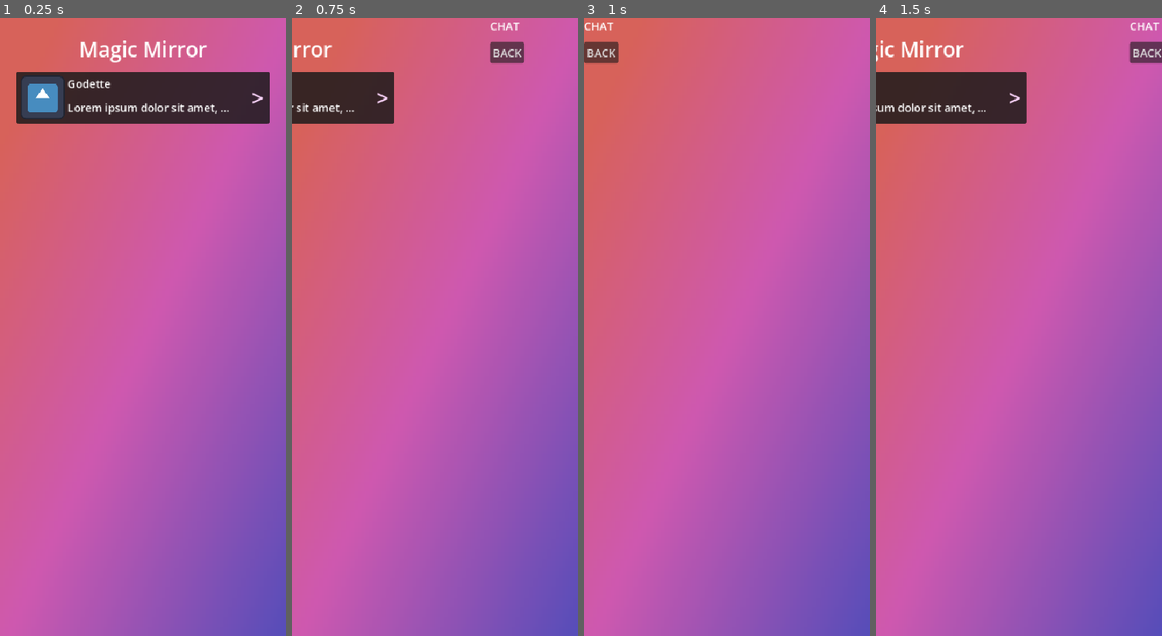
Above: before the commit, frames 1-4 (left to right).
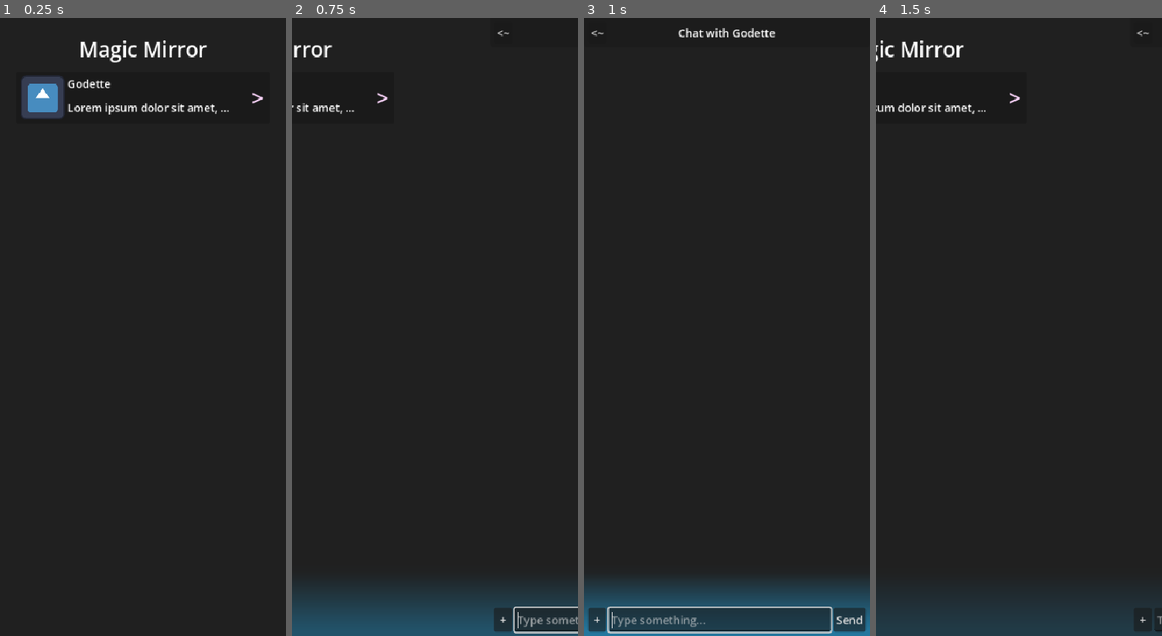
Above: after the commit, the same moments.

Repository: amethystcutie/magic-mirror
Game: Godot game, scene res://main_view.tscn
Same seed, same stepped clock (60 frames per second), same inputs: the game is played once before the commit and once after it. The engine's default icon, where the game draws it, is replaced by a stand-in: a white triangle on a blue panel in a dark square.
Inputs (mouse positions are in pixels of both pictures, inside the frame that each line leads up to):
- Up to frame 1 (0.25 s): no input
- Up to frame 2 (0.75 s): click (435, 98) at 0.5 s
- Up to frame 3 (1 s): no input
- Up to frame 4 (1.5 s): click "BACK" (after the commit: "<~") at 1.25 s

The runs differ from the first frame. In frame 1, 98% of the frame differs, in the area x 0-100%, y 0-100%; in frame 2, 100%; in frame 3, 100%; in frame 4, 100%.

Commit message:
added chat things

Diff:
--- /dev/null
+++ b/components/chat_bubble.tscn
@@ -0,0 +1,77 @@
+[gd_scene format=3 uid="uid://c0yq8ufwmamwo"]
+
+[ext_resource type="Script" uid="uid://c2yusj7eoqtte" path="res://src/components/chat_bubble.gd" id="1_fb7t1"]
+
+[sub_resource type="StyleBoxFlat" id="StyleBoxFlat_fb7t1"]
+content_margin_left = 0.0
+content_margin_top = 0.0
+content_margin_right = 0.0
+content_margin_bottom = 0.0
+bg_color = Color(0.1, 0.1, 0.1, 0.6)
+corner_radius_top_left = 24
+corner_radius_top_right = 24
+corner_radius_bottom_right = 24
+corner_radius_bottom_left = 3
+corner_detail = 5
+
+[sub_resource type="StyleBoxFlat" id="StyleBoxFlat_hopl3"]
+content_margin_left = 0.0
+content_margin_top = 0.0
+content_margin_right = 0.0
+content_margin_bottom = 0.0
+bg_color = Color(0.60403687, 0.16335505, 0.8368911, 0.6)
+corner_radius_top_left = 24
+corner_radius_top_right = 24
+corner_radius_bottom_right = 3
+corner_radius_bottom_left = 24
+corner_detail = 5
+
+[node name="ChatBubble" type="MarginContainer" unique_id=849457976]
+anchors_preset = 10
+anchor_right = 1.0
+offset_bottom = 12.0
+grow_horizontal = 2
+script = ExtResource("1_fb7t1")
+
+[node name="OtherBubble" type="HBoxContainer" parent="." unique_id=1611529196]
+unique_name_in_owner = true
+visible = false
+layout_mode = 2
+
+[node name="Bubble" type="PanelContainer" parent="OtherBubble" unique_id=803223140]
+layout_mode = 2
+theme_override_styles/panel = SubResource("StyleBoxFlat_fb7t1")
+
+[node name="MarginContainer" type="MarginContainer" parent="OtherBubble/Bubble" unique_id=1612710827]
+layout_mode = 2
+theme_override_constants/margin_left = 12
+theme_override_constants/margin_top = 12
+theme_override_constants/margin_right = 12
+theme_override_constants/margin_bottom = 12
+
+[node name="OtherLabel" type="Label" parent="OtherBubble/Bubble/MarginContainer" unique_id=739080870]
+unique_name_in_owner = true
+layout_mode = 2
+text = "lorem ipsum dolor"
+
+[node name="YourBubble" type="HBoxContainer" parent="." unique_id=1495569034]
+unique_name_in_owner = true
+visible = false
+layout_mode = 2
+alignment = 2
+
+[node name="Bubble" type="PanelContainer" parent="YourBubble" unique_id=1163563629]
+layout_mode = 2
+theme_override_styles/panel = SubResource("StyleBoxFlat_hopl3")
+
+[node name="MarginContainer" type="MarginContainer" parent="YourBubble/Bubble" unique_id=2034890924]
+layout_mode = 2
+theme_override_constants/margin_left = 12
+theme_override_constants/margin_top = 12
+theme_override_constants/margin_right = 12
+theme_override_constants/margin_bottom = 12
+
+[node name="YourLabel" type="Label" parent="YourBubble/Bubble/MarginContainer" unique_id=1266411477]
+unique_name_in_owner = true
+layout_mode = 2
+text = "sit amet"
--- a/components/contact_listing.tscn
+++ b/components/contact_listing.tscn
@@ -1,7 +1,7 @@
 [gd_scene format=3 uid="uid://c2mphdfs7pemb"]
 
 [ext_resource type="Texture2D" uid="uid://bwrhgxtksqixb" path="res://icon.svg" id="1_c47oa"]
-[ext_resource type="Script" uid="uid://b0b4gxku86sio" path="res://src/contact_listing.gd" id="1_wynvq"]
+[ext_resource type="Script" uid="uid://b0b4gxku86sio" path="res://src/components/contact_listing.gd" id="1_wynvq"]
 
 [node name="ContactListing" type="PanelContainer" unique_id=142004650]
 anchors_preset = 10
--- /dev/null
+++ b/components/contacts.tscn
@@ -0,0 +1,16 @@
+[gd_scene format=3 uid="uid://ct6i3muolt08v"]
+
+[ext_resource type="Script" uid="uid://c5lg83a2ainnd" path="res://src/global/contacts.gd" id="1_xkqwf"]
+[ext_resource type="Script" uid="uid://cg4kxdus6locf" path="res://src/types/contact.gd" id="2_hbmho"]
+[ext_resource type="Texture2D" uid="uid://b0de4qmyryp57" path="res://assets/godette.png" id="3_ryvss"]
+
+[sub_resource type="Resource" id="Resource_hbmho"]
+script = ExtResource("2_hbmho")
+name = "Godette"
+picture = ExtResource("3_ryvss")
+colour = Color(0.14711207, 0.58985174, 0.79907566, 1)
+metadata/_custom_type_script = "uid://cg4kxdus6locf"
+
+[node name="Contacts" type="Node" unique_id=633338800]
+script = ExtResource("1_xkqwf")
+contacts = Array[ExtResource("2_hbmho")]([SubResource("Resource_hbmho")])
--- a/main_view.tscn
+++ b/main_view.tscn
@@ -1,17 +1,16 @@
 [gd_scene format=3 uid="uid://dl3vcwc3b8faa"]
 
 [ext_resource type="PackedScene" uid="uid://b7o8u0qdskj7q" path="res://views/menu.tscn" id="1_n3t7u"]
-[ext_resource type="Script" uid="uid://bqtuh4udwh62x" path="res://src/main_view.gd" id="1_nrkyd"]
+[ext_resource type="Script" uid="uid://bqtuh4udwh62x" path="res://src/views/main_view.gd" id="1_nrkyd"]
 [ext_resource type="PackedScene" uid="uid://4m7m2smys3vn" path="res://views/chat.tscn" id="3_76ehx"]
 
 [sub_resource type="Gradient" id="Gradient_n3t7u"]
-offsets = PackedFloat32Array(0, 0.48626372, 0.90384614)
-colors = PackedColorArray(0.34286615, 0.3010259, 0.72371995, 1, 0.808061, 0.3464914, 0.68596476, 1, 0.84507334, 0.38283873, 0.35216543, 1)
+offsets = PackedFloat32Array(0.0027472528, 0.0989011)
+colors = PackedColorArray(0.12532622, 0.12532622, 0.12532622, 1, 0.12532622, 0.12532622, 0.12532622, 1)
 
 [sub_resource type="GradientTexture2D" id="GradientTexture2D_nrkyd"]
 gradient = SubResource("Gradient_n3t7u")
 fill_from = Vector2(1, 1)
-fill_to = Vector2(0, 0)
 
 [sub_resource type="Animation" id="Animation_n3t7u"]
 length = 0.001
@@ -123,7 +122,7 @@
 &"slide_next": SubResource("Animation_nrkyd")
 }
 
-[node name="MainView" type="Control" unique_id=18720846 node_paths=PackedStringArray("views")]
+[node name="MainView" type="Control" unique_id=18720846]
 layout_mode = 3
 anchors_preset = 15
 anchor_right = 1.0
@@ -131,10 +130,6 @@
 grow_horizontal = 2
 grow_vertical = 2
 script = ExtResource("1_nrkyd")
-views = {
-1: NodePath("NextView/Menu"),
-2: NodePath("CurrentView/Chat")
-}
 
 [node name="Wallpaper" type="TextureRect" parent="." unique_id=279328055]
 z_index = -90
--- a/project.godot
+++ b/project.godot
@@ -12,12 +12,14 @@
 
 config/name="Magic Mirror"
 run/main_scene="uid://dl3vcwc3b8faa"
+config/quit_on_go_back=false
 config/features=PackedStringArray("4.8", "Mobile")
 config/icon="res://icon.svg"
 
 [autoload]
 
 AppState="*uid://c3f3am53h7348"
+Contacts="*uid://ct6i3muolt08v"
 
 [display]
 
@@ -25,6 +27,10 @@
 window/size/viewport_height=900
 window/stretch/mode="canvas_items"
 window/stretch/aspect="expand"
+window/handheld/orientation=5
+window/ios/hide_home_indicator=false
+window/ios/hide_status_bar=false
+window/ios/suppress_ui_gesture=false
 
 [editor_plugins]
 
@@ -37,6 +43,44 @@
 
 [input]
 
+ui_text_newline={
+"deadzone": 0.5,
+"events": [Object(InputEventKey,
+"resource_local_to_scene": false,
+"resource_name": "",
+"device": 16,
+"window_id": 0,
+"alt_pressed": false,
+"shift_pressed": true,
+"ctrl_pressed": false,
+"meta_pressed": false,
+"pressed": false,
+"keycode": 4194309,
+"physical_keycode": 0,
+"key_label": 0,
+"unicode": 0,
+"location": 0,
+"echo": false,
+"script": null
+), Object(InputEventKey,
+"resource_local_to_scene": false,
+"resource_name": "",
+"device": 16,
+"window_id": 0,
+"alt_pressed": false,
+"shift_pressed": true,
+"ctrl_pressed": false,
+"meta_pressed": false,
+"pressed": false,
+"keycode": 4194310,
+"physical_keycode": 0,
+"key_label": 0,
+"unicode": 0,
+"location": 0,
+"echo": false,
+"script": null
+)]
+}
 back={
 "deadzone": 0.2,
 "events": [Object(InputEventMouseButton,
--- a/src/app_state.gd
+++ /dev/null
@@ -1,22 +0,0 @@
-extends Node
-
-var prev_screen = View.QUIT
-var current_screen = View.MENU
-
-signal view_changed(from: View, to: View, back: bool)
-
-enum View {
-	QUIT,
-	MENU,
-	CHAT
-}
-
-func back():
-	view_changed.emit(current_screen, prev_screen, true)
-	current_screen = prev_screen
-	prev_screen = View.QUIT
-
-func switch(view: View):
-	view_changed.emit(current_screen, view)
-	prev_screen = current_screen
-	current_screen = view
--- a/src/chat.gd
+++ /dev/null
@@ -1,4 +0,0 @@
-extends Control
-
-func _ready() -> void:
-	%Button.pressed.connect(func(): AppState.back())
--- /dev/null
+++ b/src/components/chat_bubble.gd
@@ -0,0 +1,14 @@
+class_name ChatBubble
+extends Control
+
+@export var message: Message
+
+func _ready() -> void:
+	if message.sender == -1:
+		%YourLabel.text = message.text
+		%OtherBubble.hide()
+		%YourBubble.show()
+	else:
+		%OtherLabel.text = message.text
+		%YourBubble.hide()
+		%OtherBubble.show()
--- /dev/null
+++ b/src/components/contact_listing.gd
@@ -0,0 +1,8 @@
+extends PanelContainer
+
+@export var contact: Contact
+
+func _ready() -> void:
+	%Button.pressed.connect(func():
+		AppState.current_chat = Conversation.with(contact)
+		AppState.switch(AppState.View.CHAT))
--- a/src/contact_listing.gd
+++ /dev/null
@@ -1,4 +0,0 @@
-extends PanelContainer
-
-func _ready() -> void:
-	%Button.pressed.connect(func(): AppState.switch(AppState.View.CHAT))
--- /dev/null
+++ b/src/global/app_state.gd
@@ -0,0 +1,43 @@
+extends Node
+
+var prev_screen = View.QUIT
+var current_screen = View.MENU
+
+signal view_changed(from: View, to: View, back: bool)
+
+var current_chat: Conversation = null
+
+enum View {
+	QUIT,
+	MENU,
+	CHAT
+}
+
+@export var views: Dictionary[View, AppView]
+
+func back():
+	view_changed.emit(current_screen, prev_screen, true)
+	views[current_screen].switched_from.emit()
+	current_screen = prev_screen
+	prev_screen = View.QUIT
+
+func switch(view: View):
+	if view == View.QUIT: get_tree().quit()
+
+	view_changed.emit(current_screen, view)
+	prev_screen = current_screen
+	current_screen = view
+
+	views[prev_screen].switched_from.emit()
+	views[current_screen].switched_to.emit()
+
+func _input(event: InputEvent) -> void:
+	if event.is_action_pressed("back"): back()
+
+func get_view(view: View) -> AppView:
+	if view == View.QUIT: return null
+
+	while !views.has(view):
+		await get_tree().process_frame
+
+	return views[view]
--- /dev/null
+++ b/src/global/contacts.gd
@@ -0,0 +1,3 @@
+extends Node
+
+@export var contacts: Array[Contact] = []
--- /dev/null
+++ b/src/types/app_view.gd
@@ -0,0 +1,10 @@
+class_name AppView
+extends Control
+
+@export var view: AppState.View
+
+signal switched_to
+signal switched_from
+
+func _enter_tree() -> void:
+	AppState.views[view] = self
--- /dev/null
+++ b/src/types/contact.gd
@@ -0,0 +1,7 @@
+class_name Contact
+extends Resource
+
+@export var id: int
+@export var name: String
+@export var picture: Texture2D
+@export var colour: Color
--- /dev/null
+++ b/src/types/conversation.gd
@@ -0,0 +1,32 @@
+class_name Conversation
+extends Node
+
+@export var contact: Contact
+@export var messages: Array[Message] = []
+
+signal updated
+
+func add_message(sender: int, text: String) -> void:
+	var message = Message.new()
+	message.sender = sender
+	message.text = text
+	messages.append(message)
+	updated.emit()
+
+func send(text: String) -> void:
+	add_message(-1, text)
+
+	var clean_text = text.strip_edges().to_lower()
+
+	if clean_text.begins_with("ping"):
+		recieve(str("pong! ", " ".join(text.strip_edges().split(" ").slice(1))))
+	elif clean_text.contains("time"):
+		recieve(str(Time.get_time_dict_from_system()))
+
+func recieve(text: String) -> void:
+	add_message(contact.id, text)
+
+static func with(c: Contact) -> Conversation:
+	var conversation := Conversation.new()
+	conversation.contact = c
+	return conversation
--- /dev/null
+++ b/src/types/message.gd
@@ -0,0 +1,5 @@
+class_name Message
+extends Resource
+
+@export var sender: int
+@export var text: String
--- /dev/null
+++ b/src/views/chat.gd
@@ -0,0 +1,48 @@
+extends AppView
+const CHAT_BUBBLE = preload("uid://c0yq8ufwmamwo")
+
+var conversation: Conversation
+var bubbles: Dictionary[Message, Control]
+
+func _ready() -> void:
+	%BackButton.pressed.connect(func():
+		AppState.current_chat = null
+		AppState.back())
+
+	switched_to.connect(func():
+		if conversation != AppState.current_chat:
+			if conversation != null:
+				if conversation.updated.is_connected(messages_updated):
+					conversation.updated.disconnect(messages_updated)
+
+			conversation = AppState.current_chat
+			conversation.updated.connect(messages_updated)
+		%ChatInput.grab_focus())
+
+	%SendButton.pressed.connect(send)
+
+func _process(_delta: float) -> void:
+	if DisplayServer.has_feature(DisplayServer.FEATURE_VIRTUAL_KEYBOARD):
+		size.y = get_viewport_rect().size.y - (DisplayServer.virtual_keyboard_get_height() / get_viewport_transform().get_scale().y)
+		position = Vector2.ZERO
+
+func _unhandled_input(event: InputEvent) -> void:
+	if %ChatInput.has_focus() and event.is_action_pressed("ui_text_submit"):
+		send()
+
+func messages_updated() -> void:
+	for msg in conversation.messages:
+		if msg not in bubbles:
+			var bubble = CHAT_BUBBLE.instantiate()
+			bubble.message = msg
+			%ChatContents.add_child(bubble)
+			bubbles[msg] = bubble
+
+	get_tree().create_timer(0.1).timeout.connect(func():
+		%ChatScrollContainer.set_deferred("scroll_vertical", %ChatScrollContainer.get_v_scroll_bar().max_value))
+
+func send() -> void:
+	if len(%ChatInput.text) < 1: return
+	conversation.send(%ChatInput.text)
+	%ChatInput.clear()
+	%ChatInput.grab_focus()
--- a/src/main_view.gd
+++ b/src/views/main_view.gd
@@ -1,6 +1,4 @@
 extends Control
-
-@export var views: Dictionary[AppState.View, Control]
 
 func switch(from: AppState.View, to: AppState.View, back := false) -> void:
 	print(AppState.current_screen)
@@ -10,16 +8,17 @@
 
 	if to == AppState.View.QUIT:
 		get_tree().quit()
+		return
 
 	clear()
 
 	if back:
-		move(views[from], %NextView)
-		move(views[to], %CurrentView)
+		move(AppState.views[from], %NextView)
+		move(AppState.views[to], %CurrentView)
 		$AnimationPlayer.play_backwards("slide_next")
 	else:
-		move(views[from], %CurrentView)
-		move(views[to], %NextView)
+		move(AppState.views[from], %CurrentView)
+		move(AppState.views[to], %NextView)
 		$AnimationPlayer.play("slide_next")
 
 func _notification(what: int) -> void:
@@ -30,7 +29,7 @@
 	AppState.view_changed.connect(switch)
 	clear()
 
-	move(views[AppState.current_screen], %CurrentView)
+	move(await AppState.get_view(AppState.current_screen), %CurrentView)
 
 func move(node: Control, to: Control) -> void:
 	if node.get_parent() == null:
@@ -43,3 +42,10 @@
 func clear() -> void:
 	for child in %CurrentView.get_children(): move(child, %Shelf)
 	for child in %NextView.get_children(): move(child, %Shelf)
+
+func _process(delta: float) -> void:
+	var gradient: Gradient = $Wallpaper.texture.gradient
+	if AppState.current_chat:
+		gradient.set_color(0, gradient.get_color(0).lerp(AppState.current_chat.contact.colour, delta * 3))
+	else:
+		gradient.set_color(0, gradient.get_color(0).lerp(gradient.get_color(1), delta * 7))
--- /dev/null
+++ b/src/views/menu.gd
@@ -0,0 +1,8 @@
+extends AppView
+const CONTACT_LISTING = preload("uid://c2mphdfs7pemb")
+
+func _ready() -> void:
+	for contact in Contacts.contacts:
+		var listing := CONTACT_LISTING.instantiate()
+		listing.contact = contact
+		%ContactsList.add_child(listing)
--- a/views/chat.tscn
+++ b/views/chat.tscn
@@ -1,26 +1,93 @@
 [gd_scene format=3 uid="uid://4m7m2smys3vn"]
 
-[ext_resource type="Script" uid="uid://bvu2lddfyslbv" path="res://src/chat.gd" id="1_jhs4o"]
+[ext_resource type="Script" uid="uid://bvu2lddfyslbv" path="res://src/views/chat.gd" id="1_jhs4o"]
 
-[node name="Chat" type="Control" unique_id=89807915]
+[sub_resource type="StyleBoxFlat" id="StyleBoxFlat_jhs4o"]
+content_margin_left = 0.0
+content_margin_top = 0.0
+content_margin_right = 0.0
+content_margin_bottom = 0.0
+bg_color = Color(0.1, 0.1, 0.1, 0.6)
+corner_radius_bottom_right = 6
+corner_radius_bottom_left = 6
+corner_detail = 5
+
+[node name="Chat" type="Control" unique_id=67416766]
 layout_mode = 3
+anchor_right = 1.0
+anchor_bottom = 1.0
+script = ExtResource("1_jhs4o")
+view = 2
+metadata/_custom_type_script = "uid://blah36dbgv18f"
+
+[node name="VBoxContainer" type="VBoxContainer" parent="." unique_id=519576323]
+layout_mode = 1
 anchors_preset = 15
 anchor_right = 1.0
 anchor_bottom = 1.0
 grow_horizontal = 2
 grow_vertical = 2
-script = ExtResource("1_jhs4o")
 
-[node name="VBoxContainer" type="VBoxContainer" parent="." unique_id=519576323]
-layout_mode = 0
-offset_right = 40.0
-offset_bottom = 40.0
+[node name="PanelContainer" type="PanelContainer" parent="VBoxContainer" unique_id=2104545899]
+layout_mode = 2
+theme_override_styles/panel = SubResource("StyleBoxFlat_jhs4o")
 
-[node name="Label" type="Label" parent="VBoxContainer" unique_id=506815766]
+[node name="MarginContainer" type="MarginContainer" parent="VBoxContainer/PanelContainer" unique_id=1763613012]
 layout_mode = 2
-text = "CHAT"
 
-[node name="Button" type="Button" parent="VBoxContainer" unique_id=113574953]
+[node name="Label" type="Label" parent="VBoxContainer/PanelContainer/MarginContainer" unique_id=1233406575]
+layout_mode = 2
+text = "Chat with Godette"
+horizontal_alignment = 1
+vertical_alignment = 1
+
+[node name="BackButton" type="Button" parent="VBoxContainer/PanelContainer/MarginContainer" unique_id=1357326902]
 unique_name_in_owner = true
 layout_mode = 2
-text = "BACK"
+size_flags_horizontal = 0
+text = "<~"
+
+[node name="ChatScrollContainer" type="ScrollContainer" parent="VBoxContainer" unique_id=405140227]
+unique_name_in_owner = true
+layout_mode = 2
+size_flags_vertical = 3
+horizontal_scroll_mode = 0
+scroll_hint_mode = 4
+
+[node name="ChatContents" type="VBoxContainer" parent="VBoxContainer/ChatScrollContainer" unique_id=1781321189]
+unique_name_in_owner = true
+layout_mode = 2
+size_flags_horizontal = 3
+size_flags_vertical = 3
+
+[node name="InputContainer" type="MarginContainer" parent="VBoxContainer" unique_id=1146320399]
+unique_name_in_owner = true
+layout_mode = 2
+size_flags_vertical = 8
+offset_transform_enabled = true
+
+[node name="HBoxContainer" type="HBoxContainer" parent="VBoxContainer/InputContainer" unique_id=1891767324]
+layout_mode = 2
+alignment = 2
+
+[node name="EmbedButton" type="Button" parent="VBoxContainer/InputContainer/HBoxContainer" unique_id=1319050315]
+unique_name_in_owner = true
+layout_mode = 2
+text = " + "
+
+[node name="ChatInput" type="TextEdit" parent="VBoxContainer/InputContainer/HBoxContainer" unique_id=609841479]
+unique_name_in_owner = true
+custom_maximum_size = Vector2(-1, 128)
+layout_mode = 2
+size_flags_horizontal = 3
+placeholder_text = "Type something..."
+context_menu_enabled = false
+backspace_deletes_composite_character_enabled = true
+middle_mouse_paste_enabled = false
+scroll_fit_content_height = true
+caret_multiple = false
+
+[node name="SendButton" type="Button" parent="VBoxContainer/InputContainer/HBoxContainer" unique_id=1491634803]
+unique_name_in_owner = true
+layout_mode = 2
+text = "Send"
--- a/views/menu.tscn
+++ b/views/menu.tscn
@@ -1,9 +1,9 @@
 [gd_scene format=3 uid="uid://b7o8u0qdskj7q"]
 
 [ext_resource type="Theme" uid="uid://d022e6cfrdypy" path="res://default_theme.tres" id="1_147wo"]
-[ext_resource type="PackedScene" uid="uid://c2mphdfs7pemb" path="res://components/contact_listing.tscn" id="2_veu2x"]
+[ext_resource type="Script" uid="uid://dkkfk0qt3t068" path="res://src/views/menu.gd" id="2_147wo"]
 
-[node name="Menu" type="Control" unique_id=1362652966]
+[node name="Menu" type="Control" unique_id=1011484334]
 layout_mode = 3
 anchors_preset = 15
 anchor_right = 1.0
@@ -11,6 +11,9 @@
 grow_horizontal = 2
 grow_vertical = 2
 theme = ExtResource("1_147wo")
+script = ExtResource("2_147wo")
+view = 1
+metadata/_custom_type_script = "uid://blah36dbgv18f"
 
 [node name="MarginContainer" type="MarginContainer" parent="." unique_id=2073216393]
 layout_mode = 1
@@ -47,6 +50,3 @@
 layout_mode = 2
 size_flags_horizontal = 3
 size_flags_vertical = 3
-
-[node name="ContactListing" parent="MarginContainer/VBoxContainer/ScrollContainer/ContactsList" unique_id=142004650 instance=ExtResource("2_veu2x")]
-layout_mode = 2
Binary file added: assets/godette.png
Not shown, added: assets/godette.png.import
Not shown, changed: export_presets.cfg
Not shown, added: src/components/chat_bubble.gd.uid
Renamed: src/contact_listing.gd.uid -> src/components/contact_listing.gd.uid
Renamed: src/app_state.gd.uid -> src/global/app_state.gd.uid
Not shown, added: src/global/contacts.gd.uid
Not shown, added: src/types/app_view.gd.uid
Not shown, added: src/types/contact.gd.uid
Not shown, added: src/types/conversation.gd.uid
Not shown, added: src/types/message.gd.uid
Renamed: src/chat.gd.uid -> src/views/chat.gd.uid
(and 2 more such lines)
